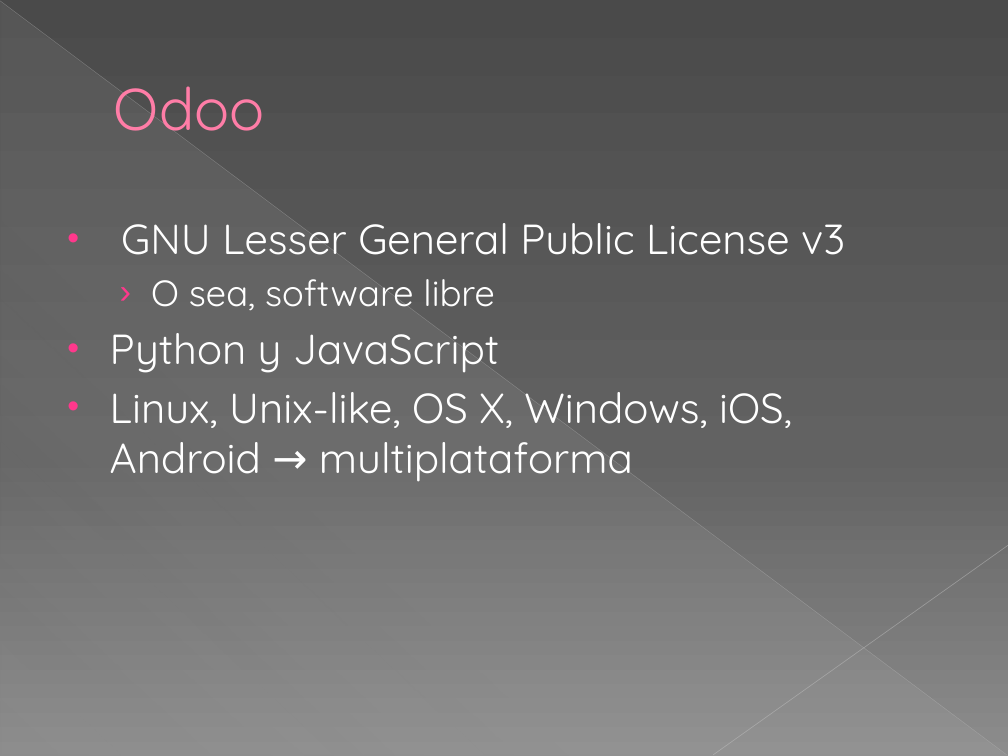
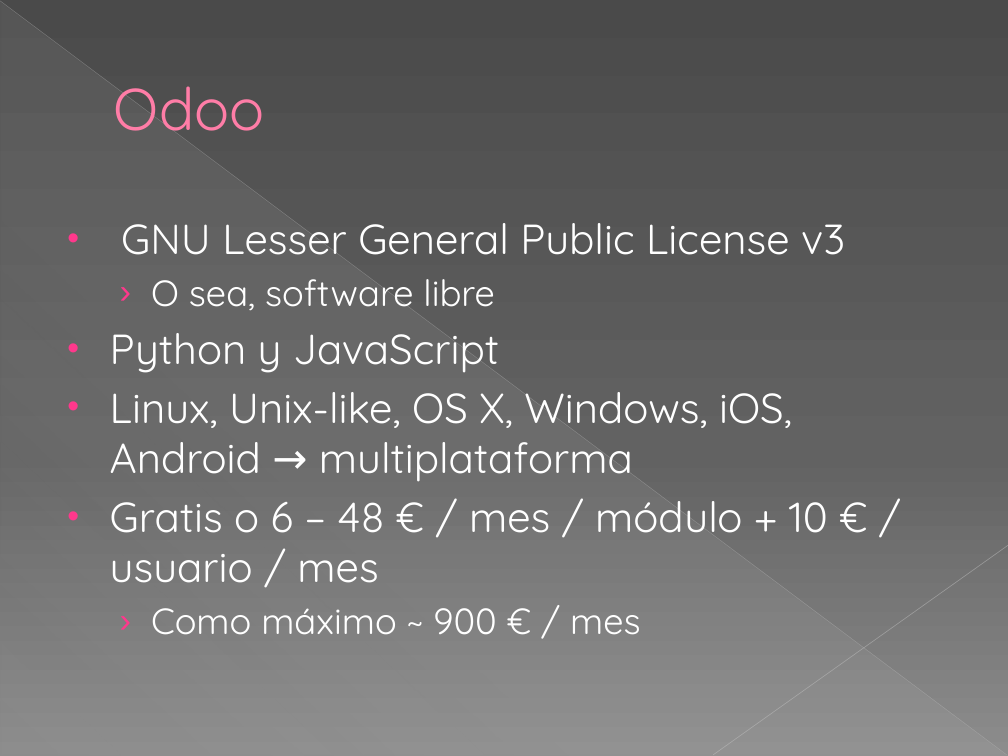
Before and after one commit to angelidito/DAM, a slide deck: slide 4 of Gestión/SAP, Odoo y webERP.pptx. Drawn at 1008x756 pixels with LibreOffice and Linux fonts; fonts in the diff are those of the drawing. Boxes give left, top, right and bottom in pixels: in the first picture for what was removed or moved away, otherwise in the second. Text is boxed around its words. In the diff, an @@ line names an element or a change of style, - is before the commit and + after.

```diff
--- a/Gestión/SAP, Odoo y webERP.pptx
+++ b/Gestión/SAP, Odoo y webERP.pptx
@@ text at [110,501,828,635]: paragraphs added @@
+• Gratis o 6 – 48 € / mes / módulo + 10 € / usuario / mes
+  › Como máximo ~ 900 € / mes
```
Also in this commit, not shown: 2 other slides changed, 3 slides added.
